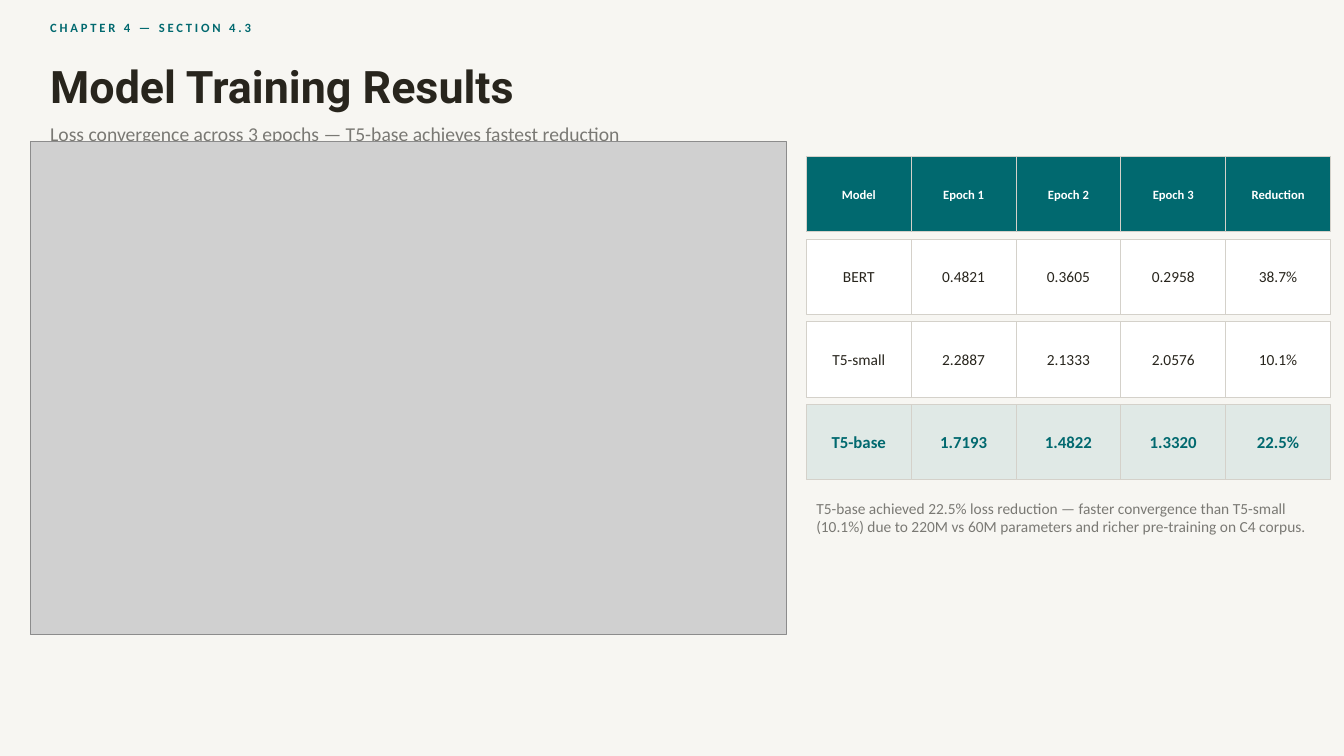
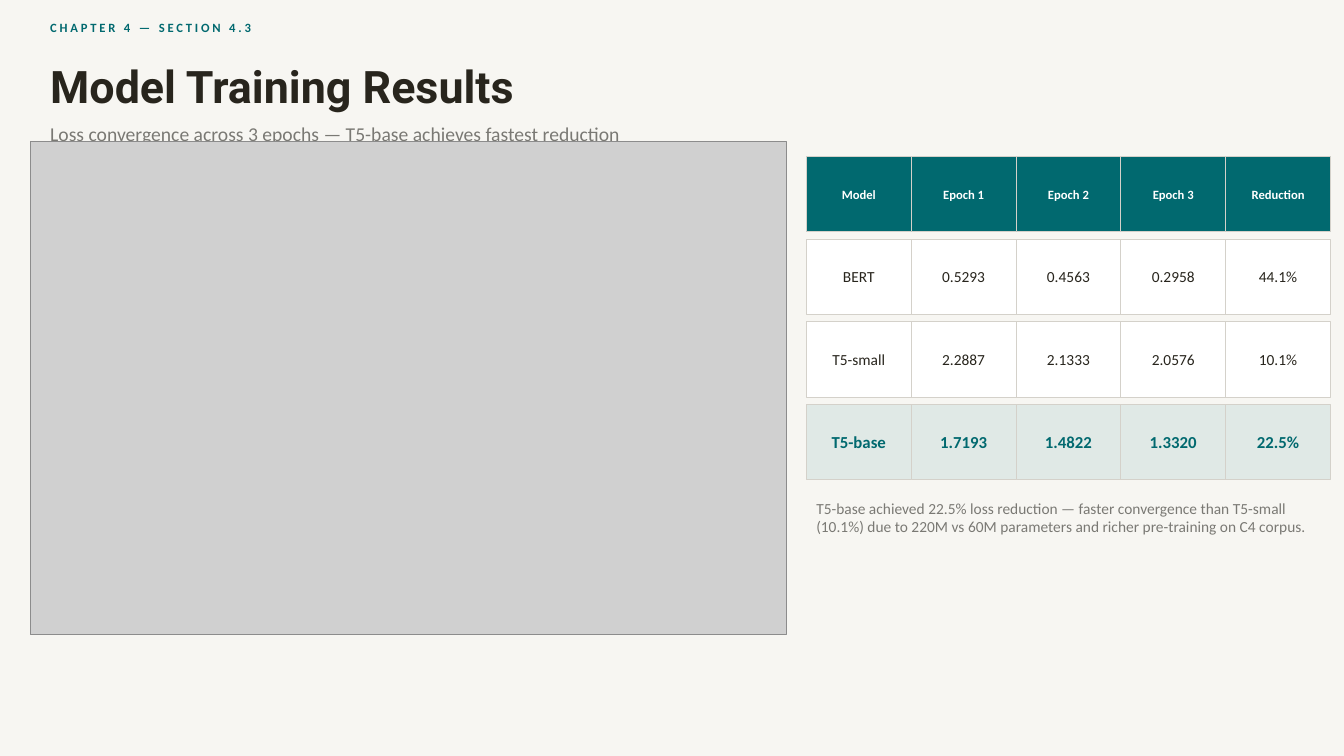
Before and after one commit to CNShivani7/DocSnap-Intelligent-Summarization, a slide deck: slide 12 of DocSnap_Presentation.pptx. Drawn at 1344x756 pixels with LibreOffice and Linux fonts; fonts in the diff are those of the drawing; grey boxes stand for pictures. Boxes give left, top, right and bottom in pixels: in the first picture for what was removed or moved away, otherwise in the second. Text is boxed around its words. In the diff, an @@ line names an element or a change of style, - is before the commit and + after.

Commit message:
Update PPT — BERT epoch losses corrected to 0.5293 → 0.4563 → 0.2958

```diff
--- a/DocSnap_Presentation.pptx
+++ b/DocSnap_Presentation.pptx
@@ text at <box>942,272,985,282</box>: text changed @@
-0.4821
+0.5293
@@ text at <box>1047,271,1090,282</box>: text changed @@
-0.3605
+0.4563
@@ text at <box>1259,271,1297,282</box>: text changed @@
-38.7%
+44.1%
```
